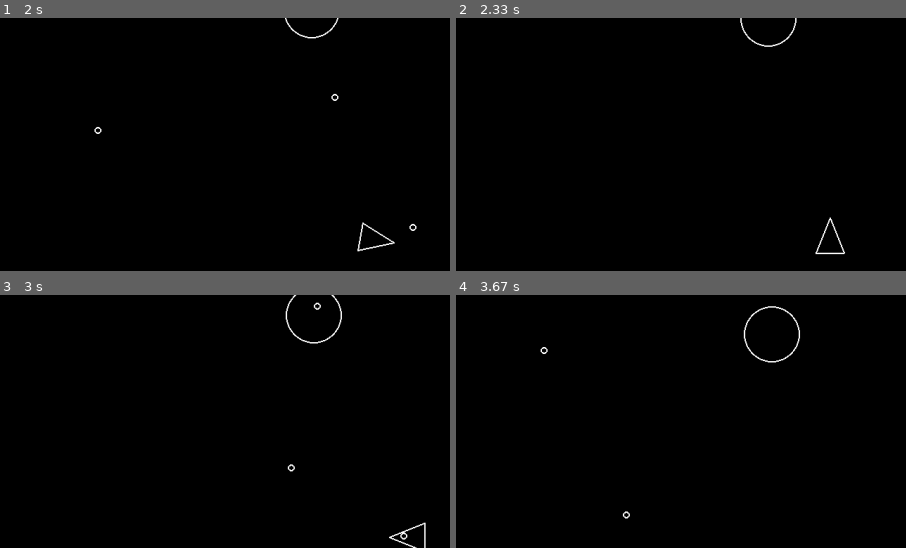
Above: before the commit, frames 1-4 (two rows, left to right).
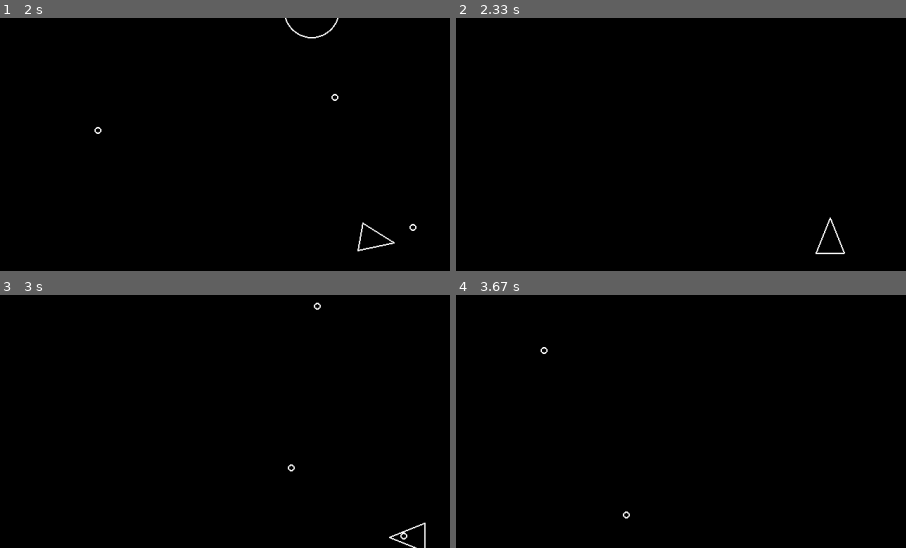
Above: after the commit, the same moments.

Repository: MartinFiorde/asteroids-pygame
Game: pygame game, started from main.py
The game is run twice, just before and just after one commit, with the same random seed, the same clock (stepped at 60 frames per second) and the same inputs.
Inputs:
- Up to frame 1 (2 s): tap Space at 0.33, 0.73, 1.03, 1.23, 1.57, 1.87 s; hold D 0.67-1.13 s; hold W 1.17-1.47 s; hold D 1.5-1.97 s
- Up to frame 2 (2.33 s): hold A from 2 s (still down); tap Space at 2.07 s
- Up to frame 3 (3 s): tap Space at 2.37, 2.63, 2.97 s; release A at 2.53 s; hold S 2.57-2.87 s; hold A from 2.9 s (still down)
- Up to frame 4 (3.67 s): tap Space at 3.27, 3.4 s; release A at 3.3 s; hold W from 3.33 s (still down)
The pictures show only the part of the screen within x 5-55%, y 0-50%; the shares and areas given below are measured in that part.

Frame 1 is identical in both runs. In frame 2, 0.2% of the frame differs, in the area x 63-76%, y 0-12%; in frame 3, 0.3%; in frame 4, 0.3%, in the area x 63-77%, y 4-27%.

Commit message:
3-5 kill asteroid

Diff:
--- a/main.py
+++ b/main.py
@@ -18,12 +18,12 @@
     updatable = pygame.sprite.Group()
     drawable = pygame.sprite.Group()
     asteroids = pygame.sprite.Group()
-    shots = pygame.sprite.Group()
+    shoots = pygame.sprite.Group()
 
     Player.containers = (updatable, drawable)
     Asteroid.containers = (asteroids, updatable, drawable)
     AsteroidField.containers = (updatable,)
-    Shoot.containers = (shots, updatable, drawable)
+    Shoot.containers = (shoots, updatable, drawable)
 
     player = Player(SCREEN_WIDTH / 2, SCREEN_HEIGHT / 2)
     AsteroidField()
@@ -42,6 +42,10 @@
             if item.collision_with(player):
                 print("Game over!")
                 return
+            for bullet in shoots:
+                if item.collision_with(bullet):
+                    bullet.kill()
+                    item.kill()
         for item in drawable:
             item.draw(screen)
 
